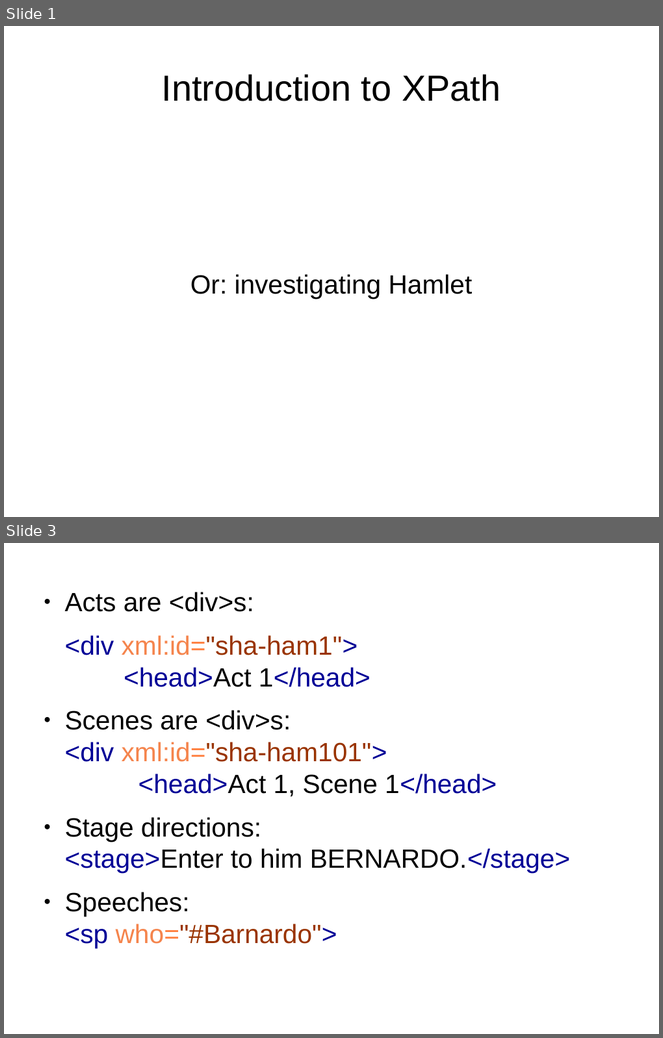
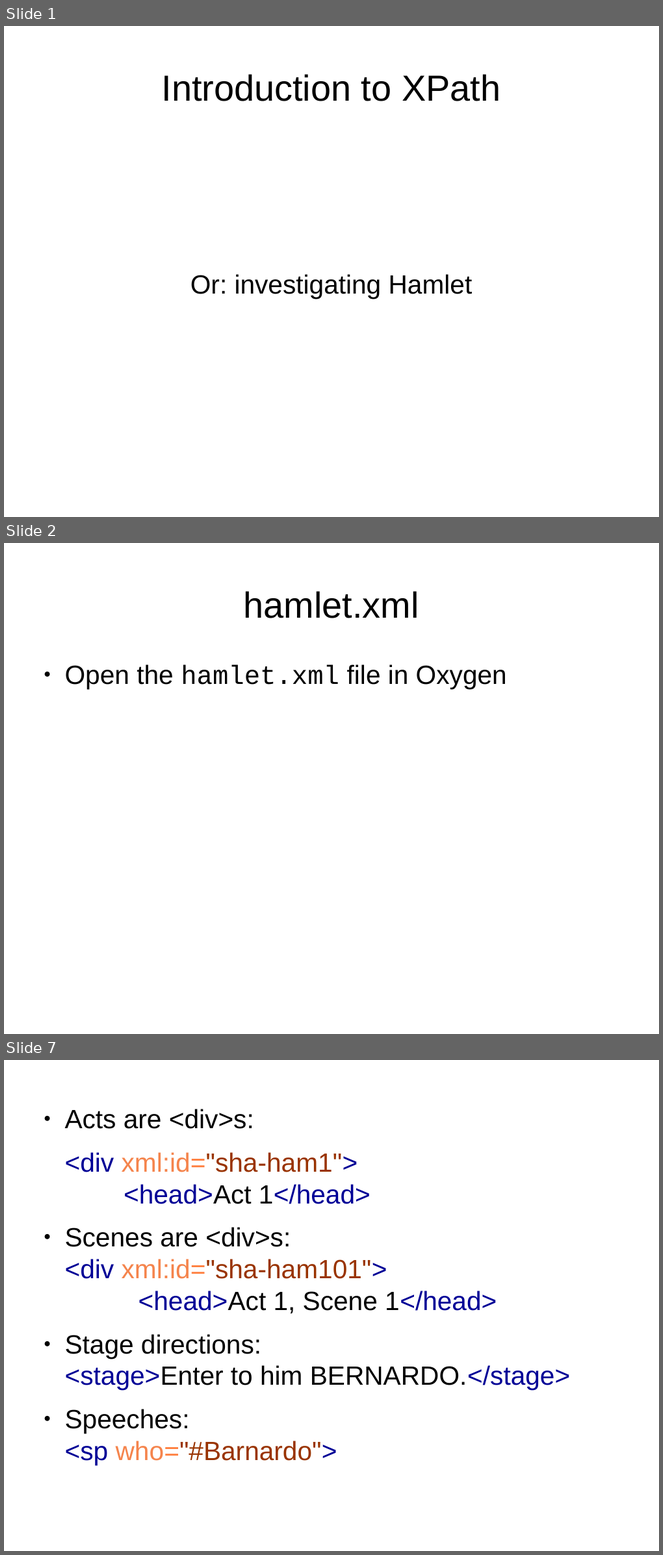
Before and after one commit to martindholmes/XSLT_workshops, a slide deck: intro/presentations/01_xpath_intro.odp. Shown one above the other, each under a label of ours: slides 1 and 3 before the commit, slides 1, 2 and 7 after it; the slides between them are not shown. The pictures are 663x1038 and 663x1555 pixels, drawn with LibreOffice and Linux fonts; fonts in the diff are those of the drawing. Boxes give left, top, right and bottom in pixels: in the first picture for what was removed or moved away, otherwise in the second. Text is boxed around its words. In the diff, an @@ line names an element or a change of style, - is before the commit and + after.

```diff
--- a/intro/presentations/01_xpath_intro.odp
+++ b/intro/presentations/01_xpath_intro.odp
@@ slide 2 added at <box>4,543,659,1034</box>, background #FFFFFF @@
@@ title added at <box>244,591,419,618</box>, 44 pt, text #000000 @@
+hamlet.xml
@@ text added at <box>65,665,507,689</box>, 32 pt, text #000000 @@
+● Open the hamlet.xml file in Oxygen
@@ what was slide 3 is now slide 7 @@
```
Also in this commit, not shown: 1 slide changed, 16 other slides added, 3 other files.
